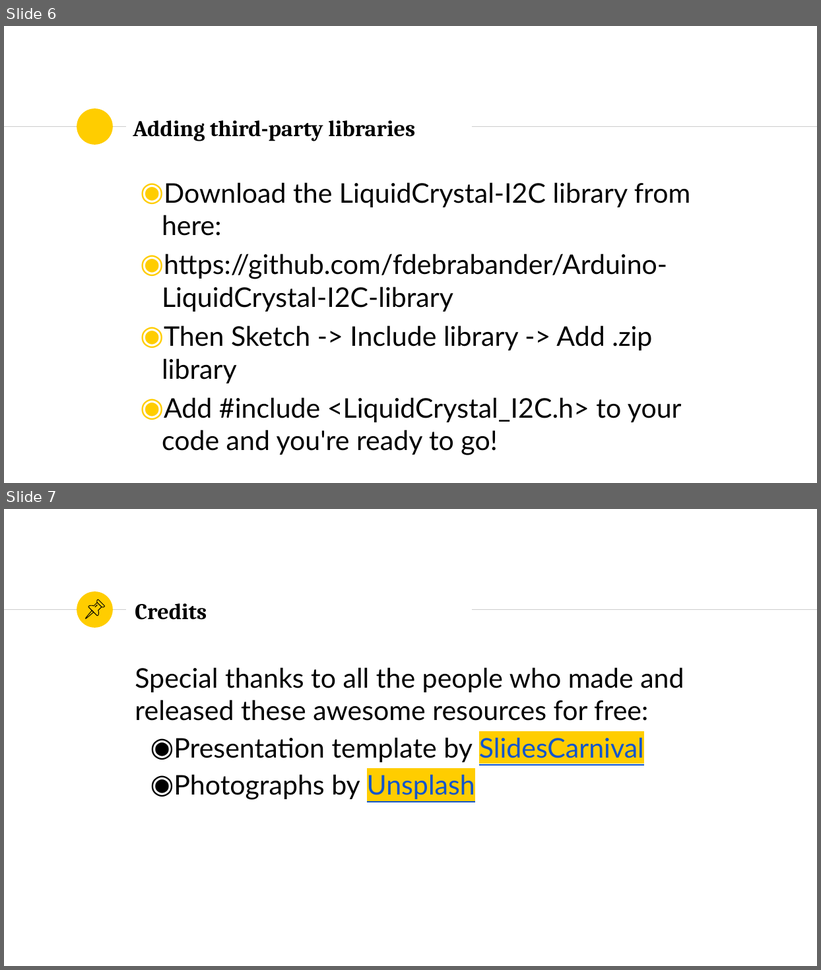
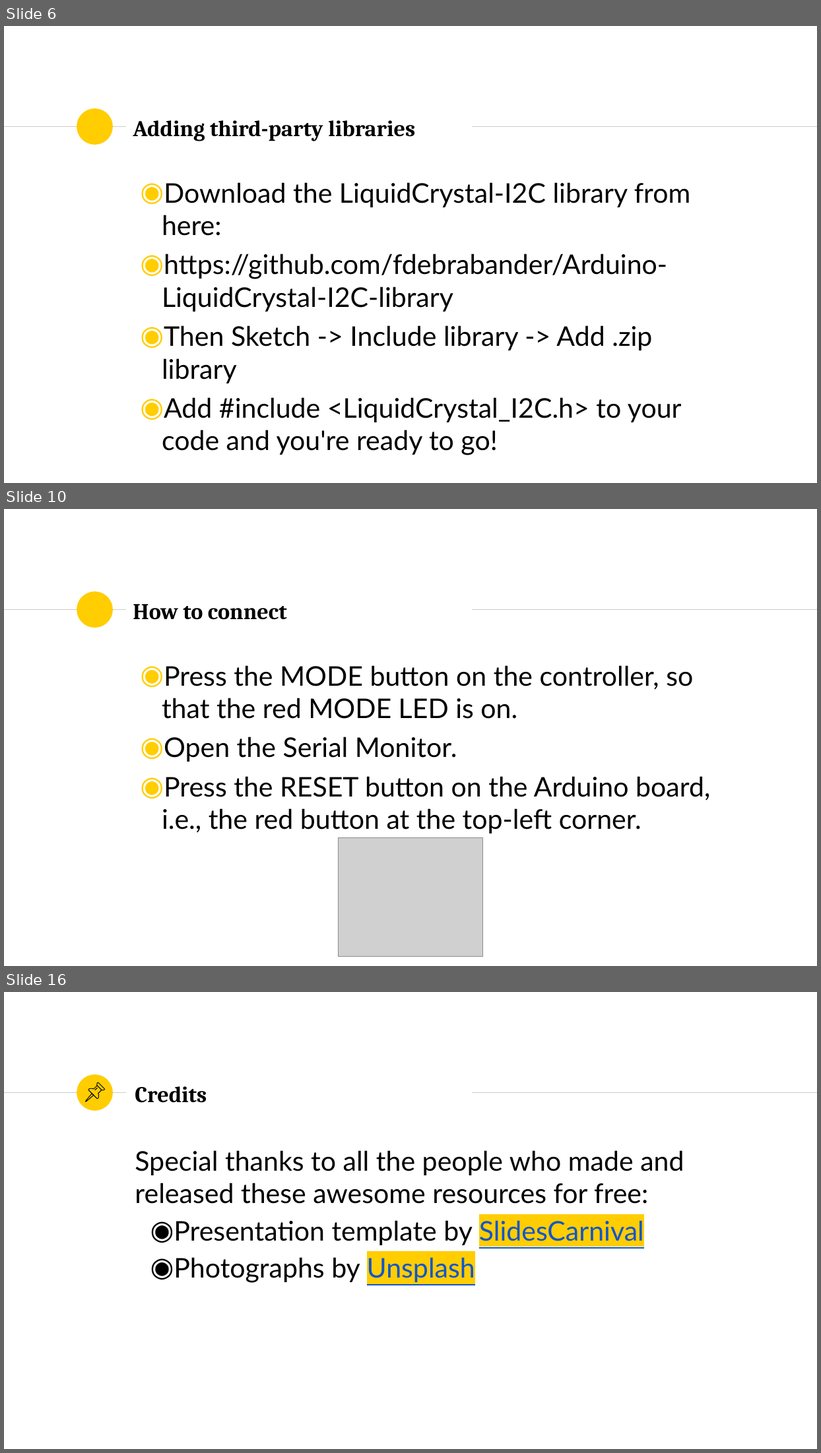
Before and after one commit to SSTIA/arduino-seminar, a slide deck: slides/ArduinoSeminar2.pptx. Shown one above the other, each under a label of ours: slides 6 and 7 before the commit, slides 6, 10 and 16 after it; the slides between them are not shown. The pictures are 821x970 and 821x1453 pixels, drawn with LibreOffice and Linux fonts; fonts in the diff are those of the drawing; grey boxes stand for pictures. Boxes give left, top, right and bottom in pixels: in the first picture for what was removed or moved away, otherwise in the second. Text is boxed around its words. In the diff, an @@ line names an element or a change of style, - is before the commit and + after.

```diff
--- a/slides/ArduinoSeminar2.pptx
+++ b/slides/ArduinoSeminar2.pptx
@@ slide 10 added at [4, 509, 817, 966], background #FFFFFF; not listed: 3 template elements that a slide beside it also shows @@
@@ title added at [133, 604, 287, 620], 26.6 pt, text #000000, bold @@
+How to connect
@@ text added at [162, 665, 710, 834], 32 pt, text #000000 @@
+◉ Press the MODE button on the controller, so that the red MODE LED is on.
+◉ Open the Serial Monitor.
+◉ Press the RESET button on the Arduino board, i.e., the red button at the top-left corner.
@@ picture added at [338, 838, 483, 956] @@
@@ what was slide 7 is now slide 16 @@
```
Also in this commit, not shown: 8 other slides added, 4 other files.
